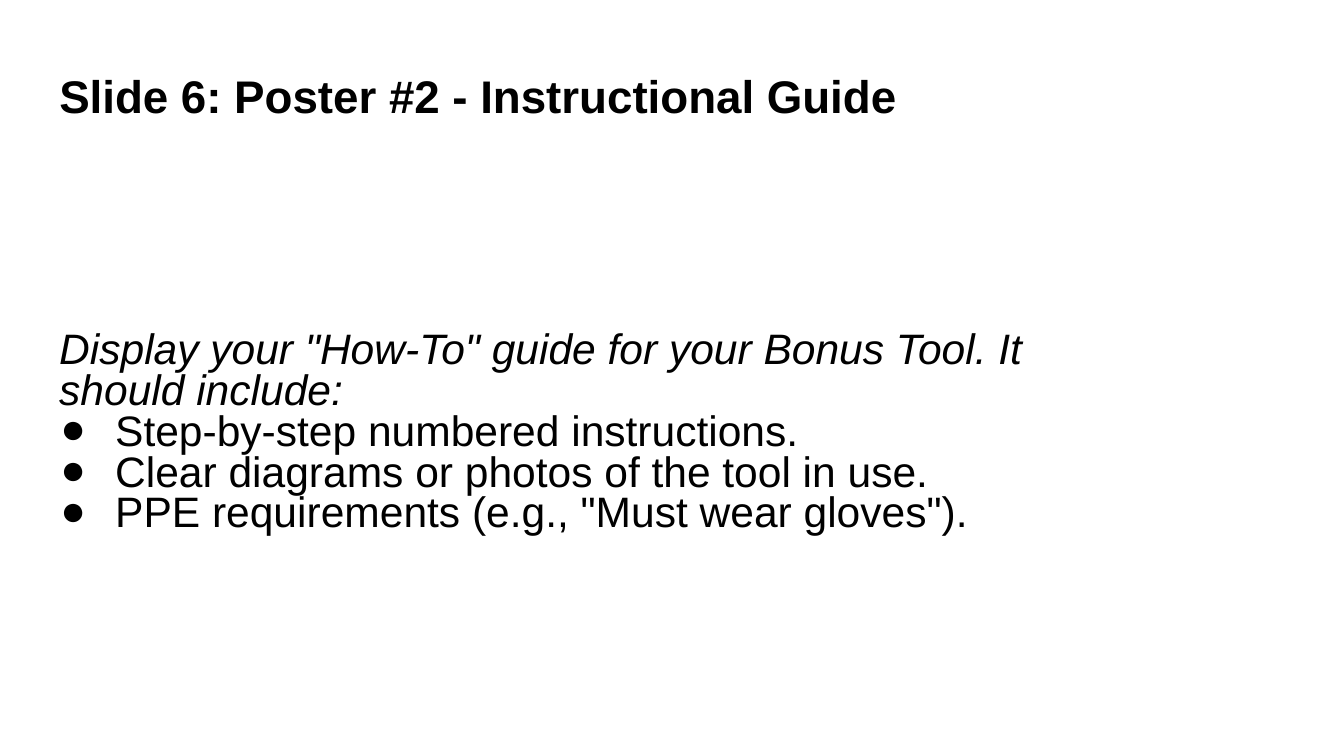
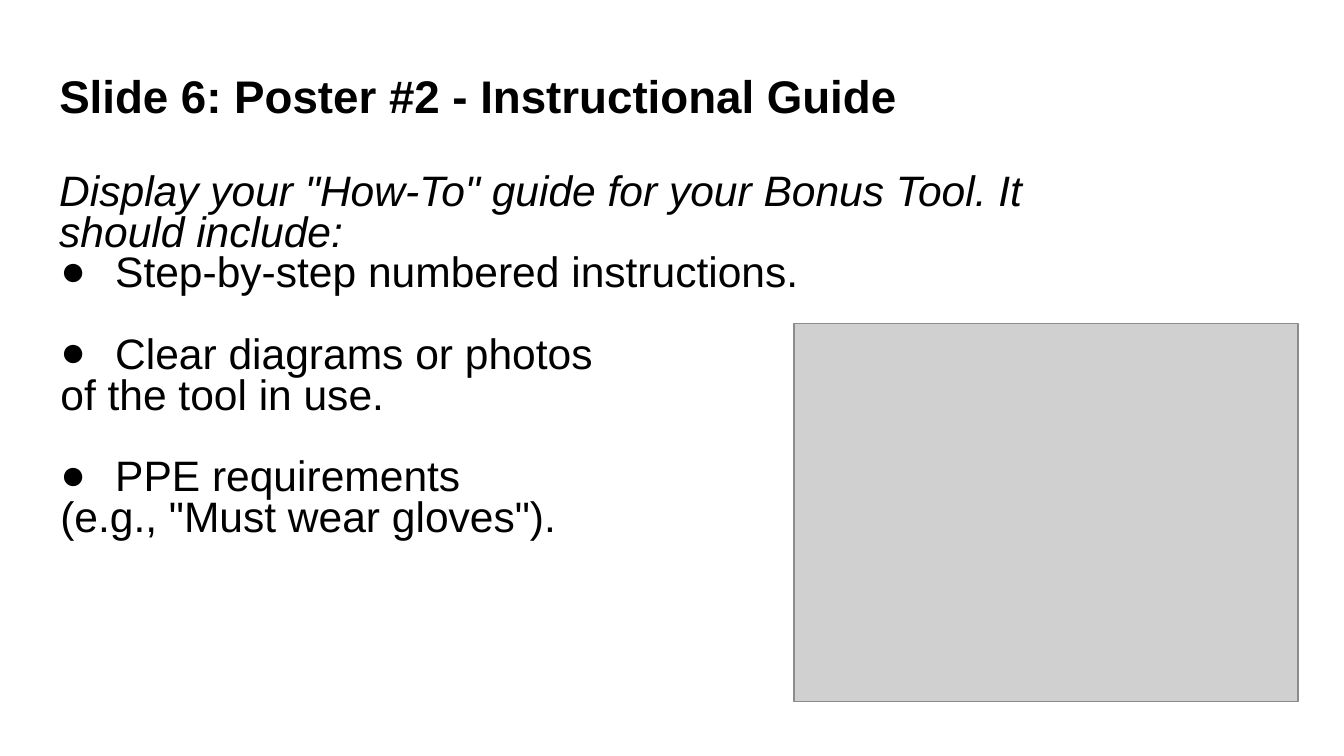
Before and after one commit to davan690/Year9_10_farm, a slide deck: slide 7 of hazards/Farm hazards template.pptx. Drawn at 1344x756 pixels with LibreOffice and Linux fonts; fonts in the diff are those of the drawing; grey boxes stand for pictures. Boxes give left, top, right and bottom in pixels: in the first picture for what was removed or moved away, otherwise in the second. Text is boxed around its words. In the diff, an @@ line names an element or a change of style, - is before the commit and + after.

Commit message:
hazards template

```diff
--- a/hazards/Farm hazards template.pptx
+++ b/hazards/Farm hazards template.pptx
@@ text "Display your "How-To" guide for ...": place and size @@
-text "Display your "How-To" guide for ..." at (59, 333, 1022, 535)
+text "Display your "How-To" guide for ..." at (59, 175, 1022, 540)
@@ picture added at (794, 324, 1298, 702) @@
@@ text at (60, 338, 593, 540): text changed @@
-● Clear diagrams or photos of the tool in use.
-● PPE requirements (e.g., "Must wear gloves").
+● Clear diagrams or photos
+of the tool in use.
+● PPE requirements
+(e.g., "Must wear gloves").
```
